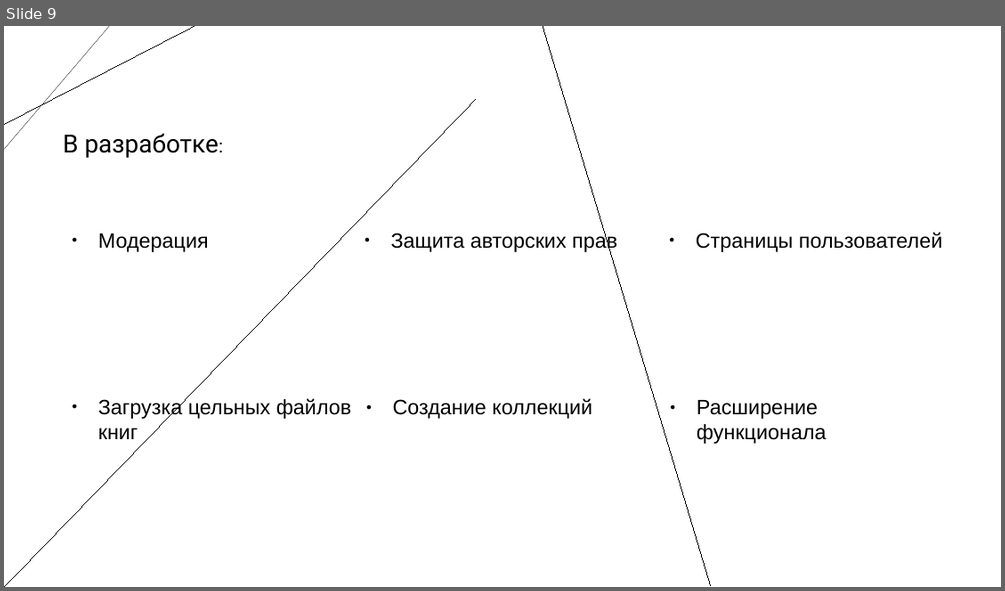
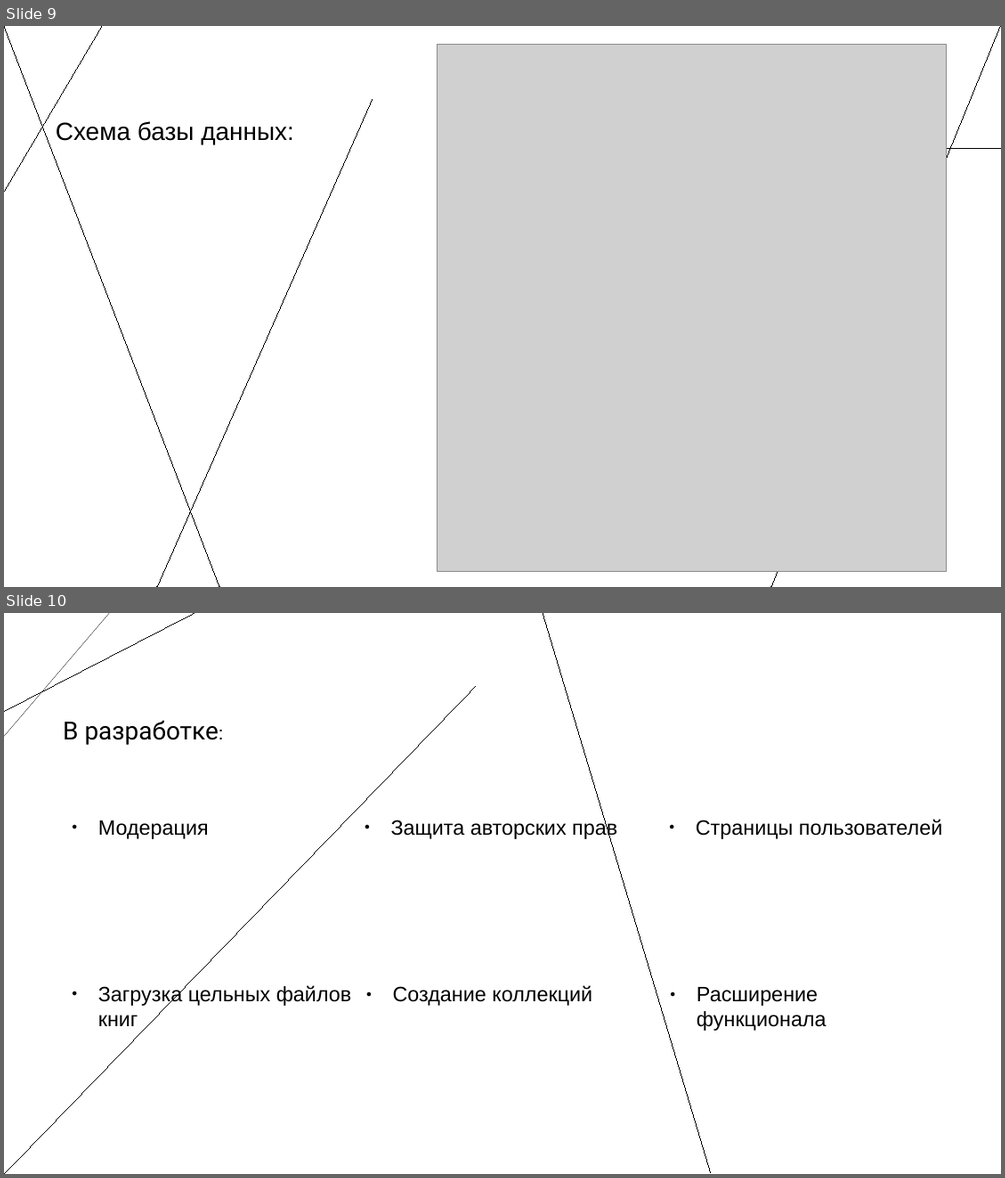
Before and after one commit to ilyuxakon/project-WEB, a slide deck: Презентация.pptx. Shown one above the other, each under a label of ours: slide 9 before the commit, slides 9 and 10 after it. The pictures are 1005x591 and 1005x1178 pixels, drawn with LibreOffice and Linux fonts; fonts in the diff are those of the drawing; grey boxes stand for pictures. Boxes give left, top, right and bottom in pixels: in the first picture for what was removed or moved away, otherwise in the second. Text is boxed around its words. In the diff, an @@ line names an element or a change of style, - is before the commit and + after.

```diff
--- a/Презентация.pptx
+++ b/Презентация.pptx
@@ slide 9 added at (x1=4, y1=26, x2=1001, y2=587), background #FFFFFF @@
@@ line added from (4, 192) to (103, 26), #000000 0 pt @@
@@ line added from (4, 26) to (225, 587), #000000 0 pt @@
@@ picture added at (x1=437, y1=44, x2=947, y2=572) @@
@@ line added from (1001, 26) to (771, 587), #000000 0 pt @@
@@ line added from (152, 587) to (372, 99), #000000 0 pt @@
@@ title added at (x1=56, y1=121, x2=294, y2=144), 24 pt, text #000000 @@
+Схема базы данных:
@@ line added from (748, 149) to (1001, 149), #000000 0 pt @@
@@ what was slide 9 is now slide 10 @@
```
Also in this commit, not shown: 1 slide changed.
